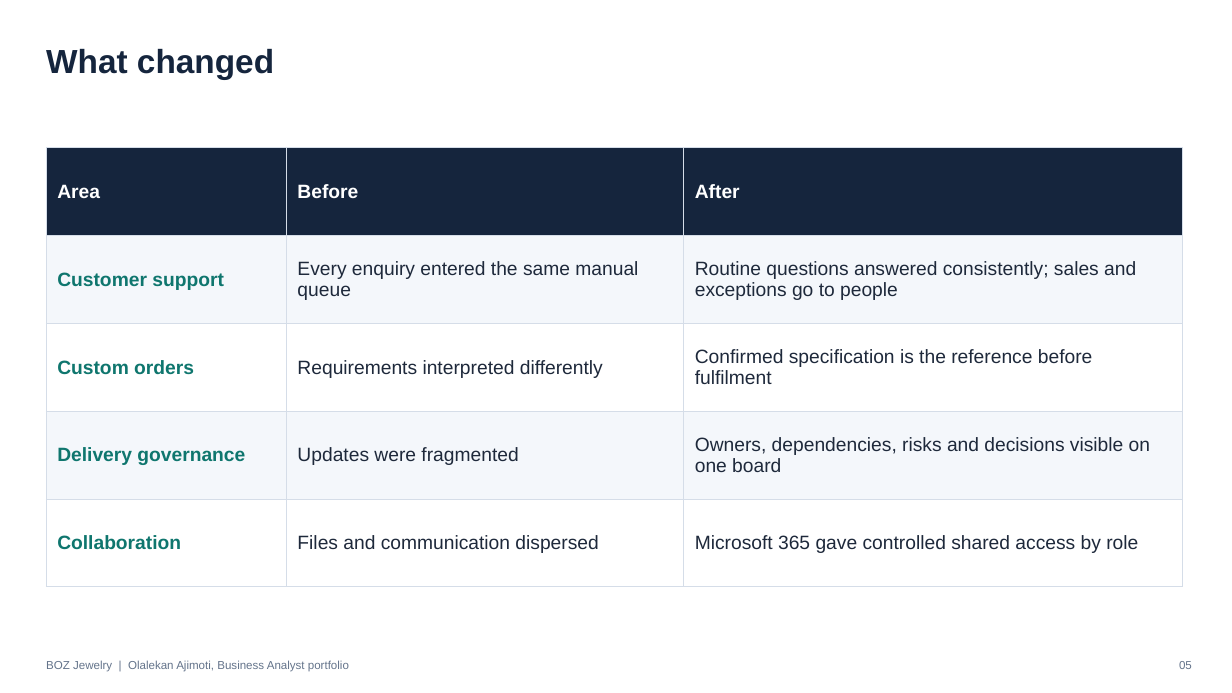
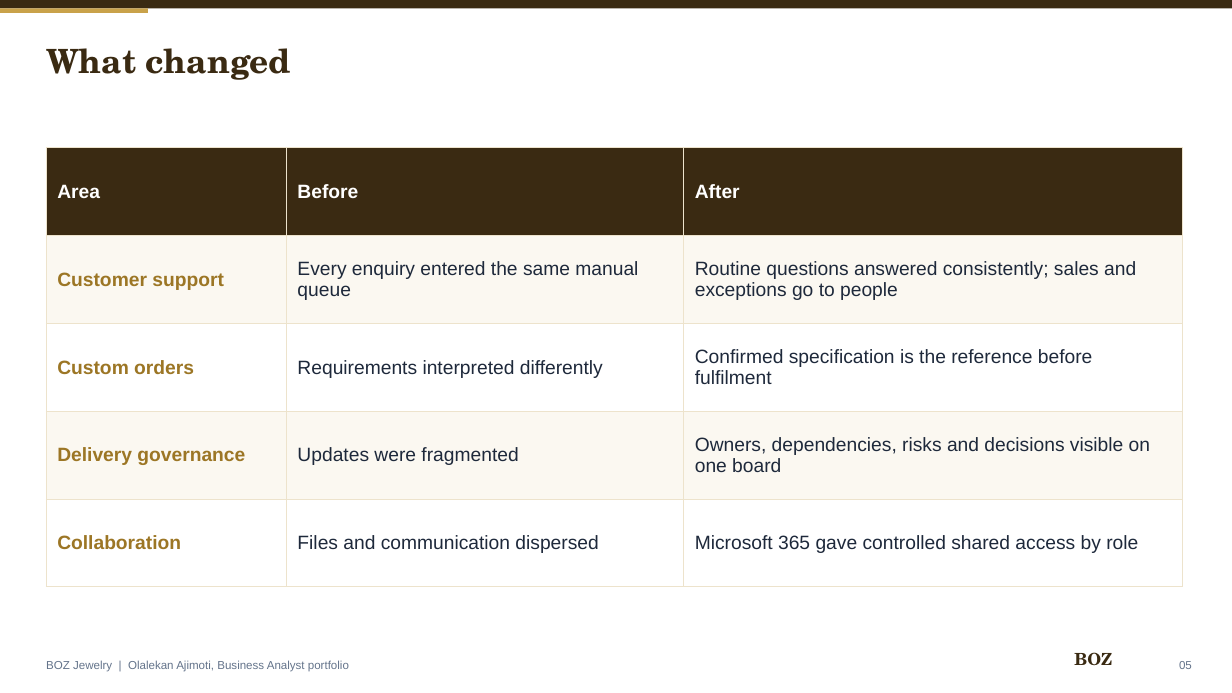
Before and after one commit to olalekanajimoti/business-analyst-portfolio, a slide deck: slide 5 of 01-delivered-case-studies/boz-retail-transformation/Deck/Executive_Deck.pptx. Drawn at 1232x693 pixels with LibreOffice and Linux fonts; fonts in the diff are those of the drawing. Boxes give left, top, right and bottom in pixels: in the first picture for what was removed or moved away, otherwise in the second. Text is boxed around its words. In the diff, an @@ line names an element or a change of style, - is before the commit and + after.

```diff
--- a/01-delivered-case-studies/boz-retail-transformation/Deck/Executive_Deck.pptx
+++ b/01-delivered-case-studies/boz-retail-transformation/Deck/Executive_Deck.pptx
@@ rectangle added at bbox=[0, 0, 1232, 8], fill #3A2A12 @@
@@ rectangle added at bbox=[0, 8, 148, 13], fill #C9A24A @@
@@ text "What changed" at bbox=[46, 48, 291, 80]: font Arial to TeX Gyre Schola, text colour #15253D to #3A2A12 @@
@@ table at bbox=[46, 148, 1183, 557] @@
@@ fill #15253D to #3A2A12 in row 1 @@
@@ fill #F4F7FB to #FBF8F1 in 6 cells @@
@@ text colour #0F766E to #9C7625 in "Customer support", "Custom orders", "Delivery governance", "Collaboration" @@
@@ borders changed @@
@@ text added at bbox=[1074, 652, 1112, 666], 13 pt, text #3A2A12, bold @@
+BOZ
```
Also in this commit, not shown: 6 other slides changed, 7 other files.
